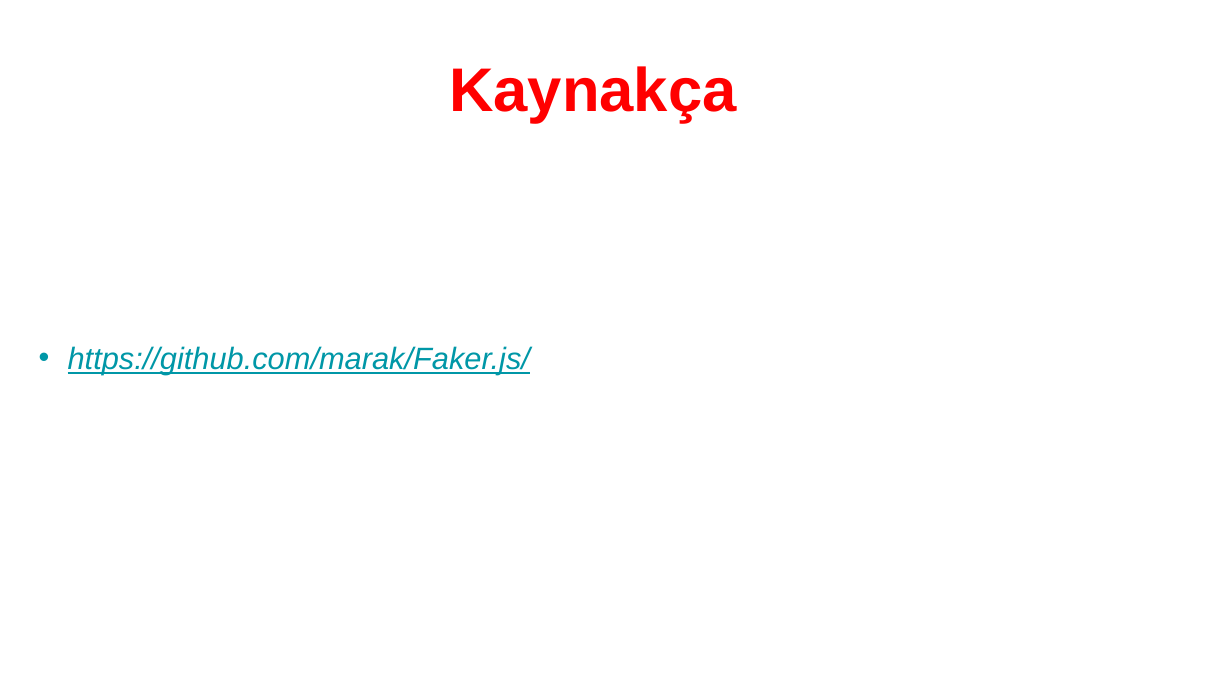
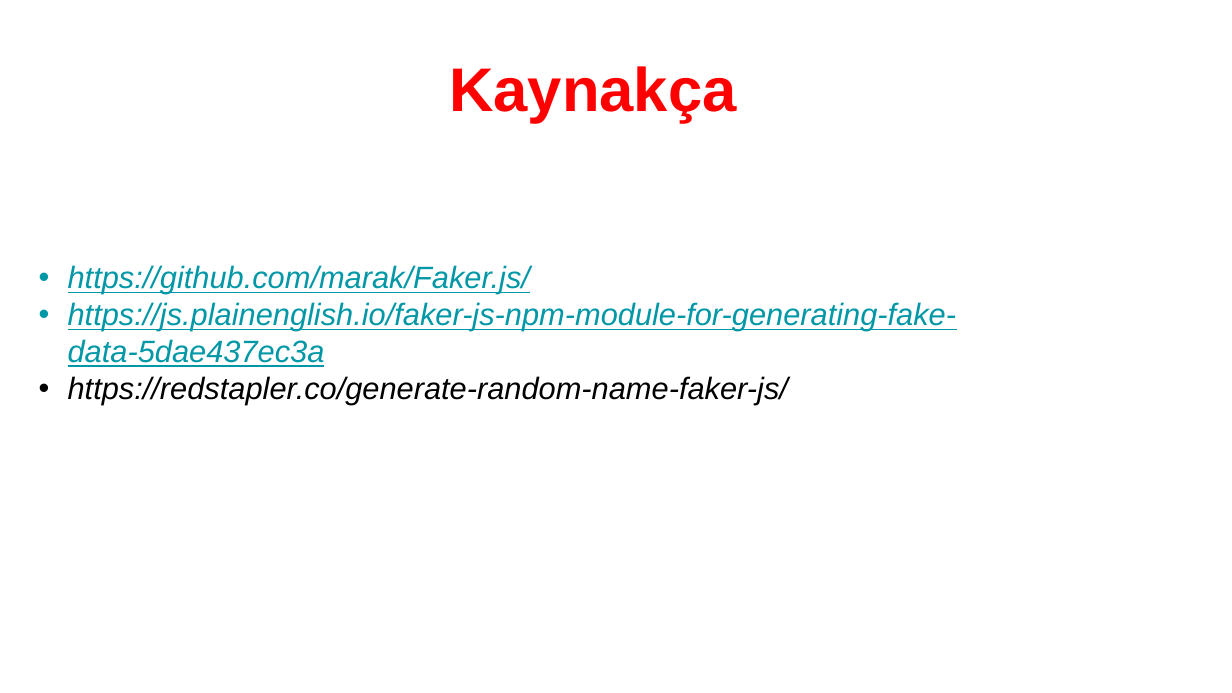
Before and after one commit to yildirim038/hicoders-kurs, a slide deck: slide 9 of js/week14/sunum/Javascript-Libraries.pptx. Drawn at 1232x693 pixels with LibreOffice and Linux fonts; fonts in the diff are those of the drawing. Boxes give left, top, right and bottom in pixels: in the first picture for what was removed or moved away, otherwise in the second. Text is boxed around its words. In the diff, an @@ line names an element or a change of style, - is before the commit and + after.

```diff
--- a/js/week14/sunum/Javascript-Libraries.pptx
+++ b/js/week14/sunum/Javascript-Libraries.pptx
@@ subtitle "https://github.com/marak/Faker.js/": place and size @@
-subtitle "https://github.com/marak/Faker.js/" at bbox=[68, 346, 530, 374]
+subtitle "https://github.com/marak/Faker.js/" at bbox=[68, 265, 956, 405]
@@ subtitle at bbox=[68, 302, 956, 405]: paragraphs added @@
+• https://js.plainenglish.io/faker-js-npm-module-for-generating-fake-data-5dae437ec3a
+• https://redstapler.co/generate-random-name-faker-js/
```
Also in this commit, not shown: 1 other slide changed, 7 other files.
